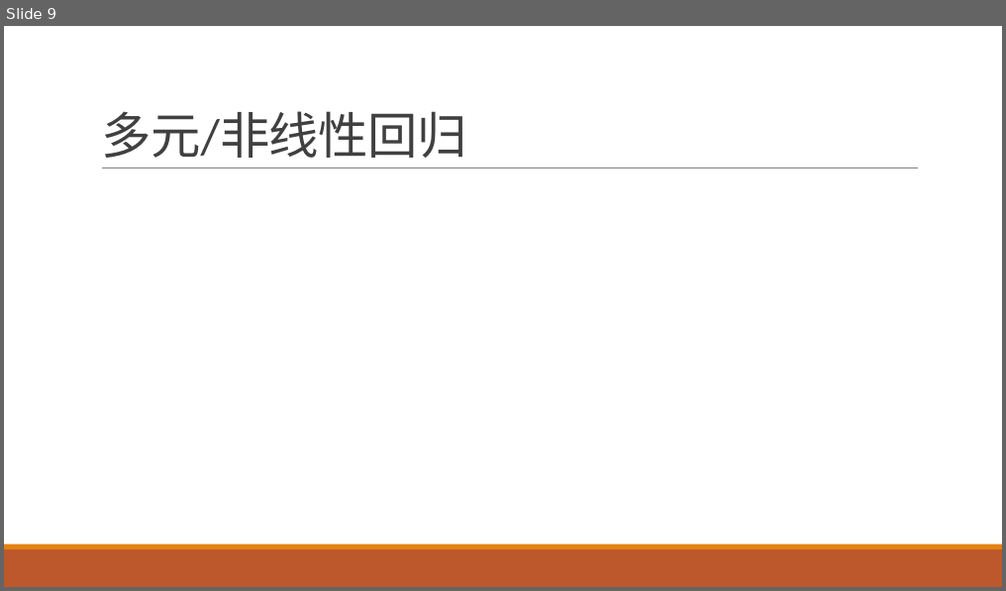
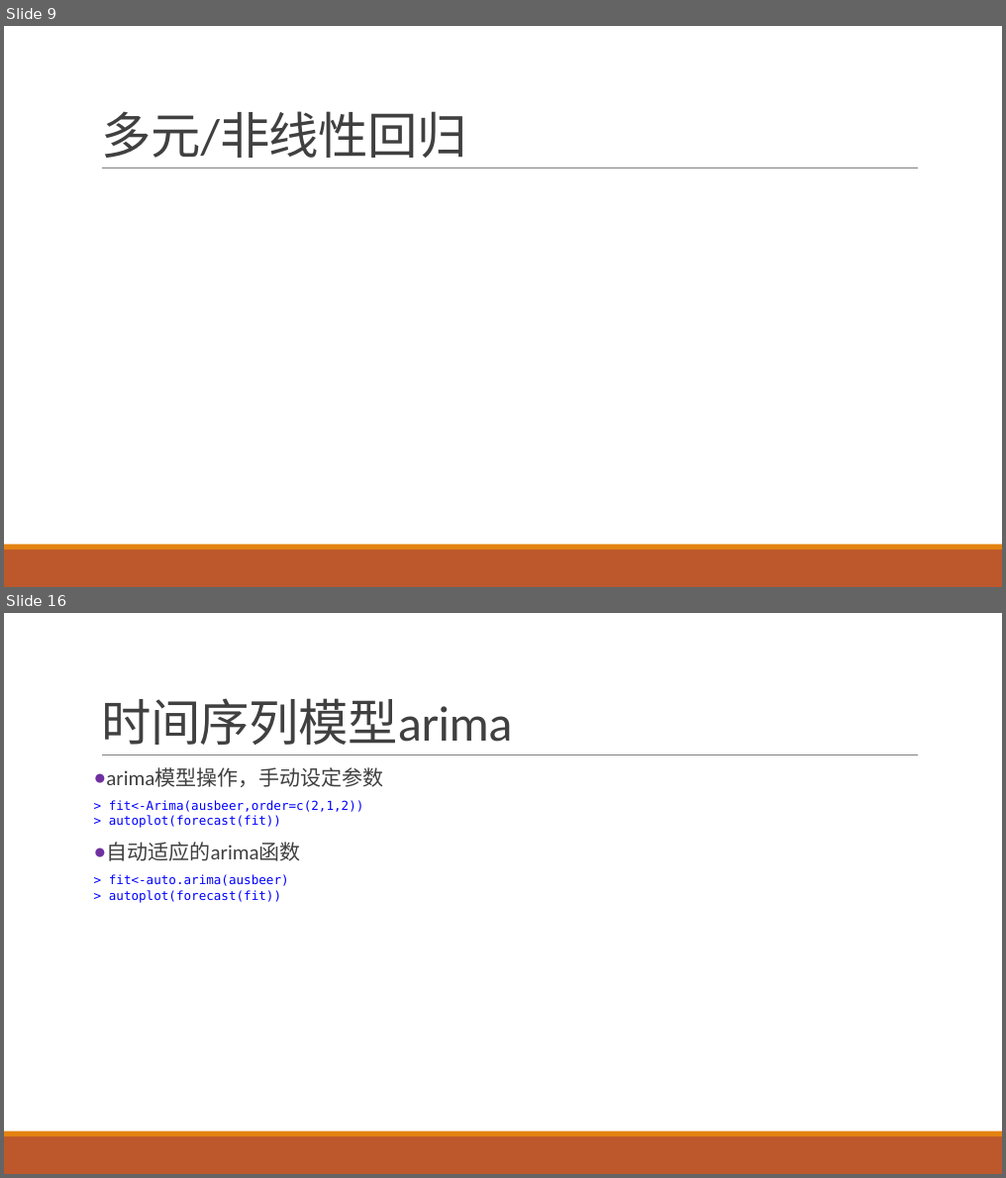
Before and after one commit to exoplanetX/DataAnalytics, a slide deck: 实验-7-预测.pptx. Shown one above the other, each under a label of ours: slide 9 before the commit, slides 9 and 16 after it; the slides between them are not shown. The pictures are 1006x591 and 1006x1178 pixels, drawn with LibreOffice and Linux fonts; fonts in the diff are those of the drawing. Boxes give left, top, right and bottom in pixels: in the first picture for what was removed or moved away, otherwise in the second. Text is boxed around its words. In the diff, an @@ line names an element or a change of style, - is before the commit and + after.

```diff
--- a/实验-7-预测.pptx
+++ b/实验-7-预测.pptx
@@ slide 16 added at (4, 613, 1002, 1174), background #FFFFFF; not listed: 3 template elements that a slide beside it also shows @@
@@ title added at (101, 698, 512, 745), 48 pt, text #404040 @@
+时间序列模型arima
@@ text added at (106, 768, 383, 861), 20 pt, text #404040 @@
+● arima模型操作，手动设定参数
+● 自动适应的arima函数
@@ text added at (109, 800, 364, 828), 12 pt, text #0000FF @@
+> fit<-Arima(ausbeer,order=c(2,1,2))
+> autoplot(forecast(fit))
@@ text added at (109, 874, 289, 903), 12 pt, text #0000FF @@
+> fit<-auto.arima(ausbeer)
+> autoplot(forecast(fit))
```
Also in this commit, not shown: 2 slides changed, 4 other slides added, 1 slide removed, 1 other file.
